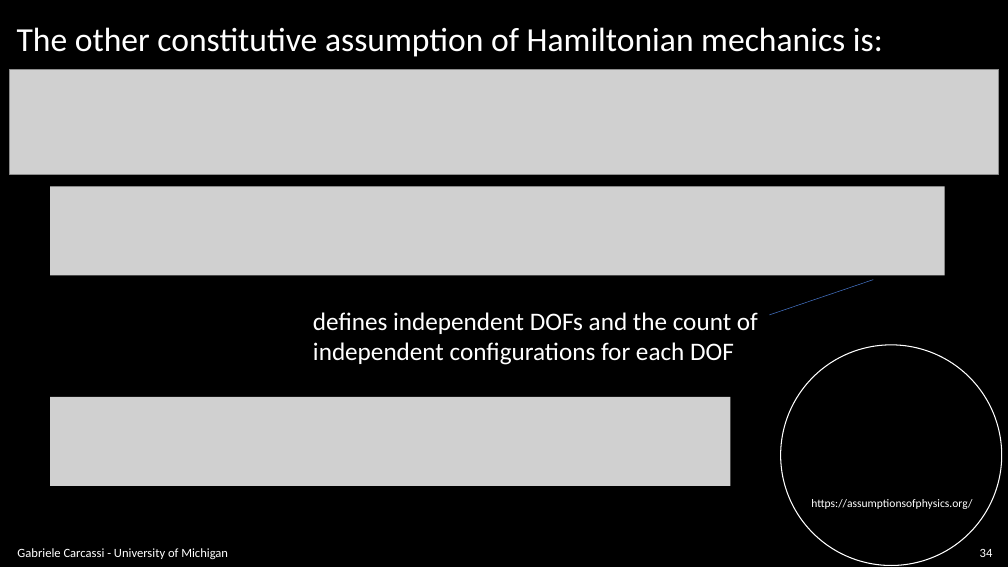
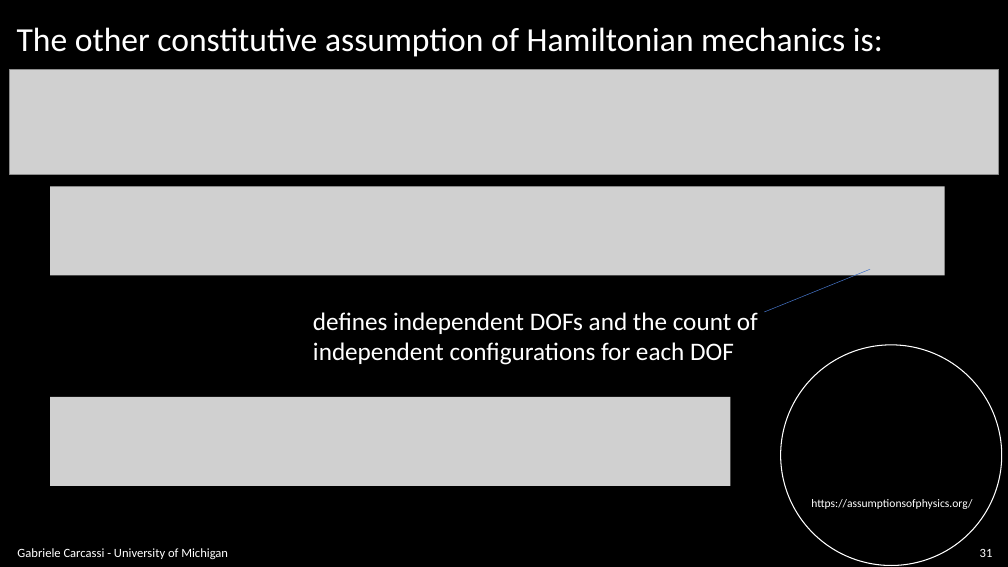
Before and after one commit to assumptionsofphysics/slides, a slide deck: slide 31 of BookCompanions-v2/RP-Class-4.pptx (slide 34 before the commit). Drawn at 1008x567 pixels with LibreOffice and Linux fonts; fonts in the diff are those of the drawing; grey boxes stand for pictures; background and template pictures are left out. Boxes give left, top, right and bottom in pixels: in the first picture for what was removed or moved away, otherwise in the second. Text is boxed around its words. In the diff, an @@ line names an element or a change of style, - is before the commit and + after.

```diff
--- a/BookCompanions-v2/RP-Class-4.pptx
+++ b/BookCompanions-v2/RP-Class-4.pptx
@@ line moved from (770, 315) - (873, 280) to (765, 312) - (870, 269) @@
@@ page number at (980, 549, 993, 557): text changed @@
-34
+31
```
Also in this commit, not shown: 15 other slides changed, 3 slides removed, 1 other file.
